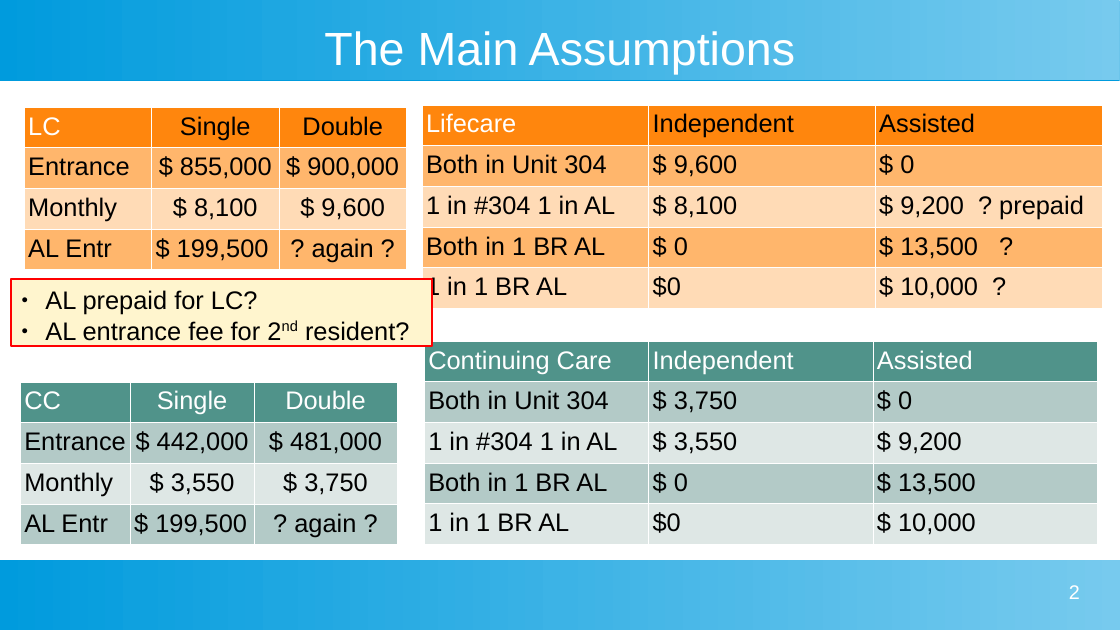
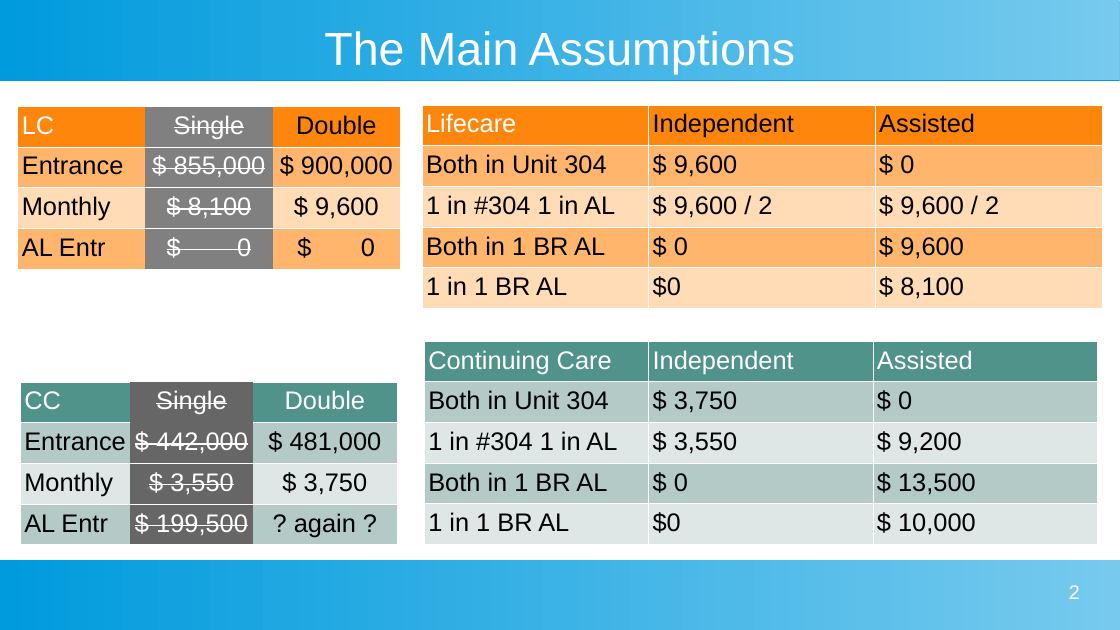
Before and after one commit to davegutz/myLifeSaver, a slide deck: slide 2 of Gutz Evaluation of Taylor Lifecare Advantage.odp. Drawn at 1120x630 pixels with LibreOffice and Linux fonts; fonts in the diff are those of the drawing. Boxes give left, top, right and bottom in pixels: in the first picture for what was removed or moved away, otherwise in the second. Text is boxed around its words. In the diff, an @@ line names an element or a change of style, - is before the commit and + after.

```diff
--- a/Gutz Evaluation of Taylor Lifecare Advantage.odp
+++ b/Gutz Evaluation of Taylor Lifecare Advantage.odp
@@ table at (x1=18, y1=107, x2=399, y2=261) @@
-row 4, column 2: $ 199,500
+row 4, column 2: $ 0
-row 4, column 3: ? again ?
+row 4, column 3: $ 0
@@ fill #FF860D to #808080 in row 1, column 2 @@
@@ fill #FFB66C to #808080 in 2 cells @@
@@ fill #FFDBB6 to #808080 in row 3, column 2 @@
@@ text colour #000000 to #FFFFFF, strikethrough on in "Single", "$ 855,000", "$ 8,100" @@
@@ borders changed @@
@@ table resized from (x1=24, y1=107, x2=406, y2=266) to (x1=18, y1=107, x2=399, y2=261) @@
@@ table at (x1=422, y1=105, x2=1102, y2=303) @@
-row 3, column 2: $ 8,100
+row 3, column 2: $ 9,600 / 2
-row 3, column 3: $ 9,200 ? prepaid
+row 3, column 3: $ 9,600 / 2
-row 4, column 3: $ 13,500 ?
+row 4, column 3: $ 9,600
-row 5, column 3: $ 10,000 ?
+row 5, column 3: $ 8,100
@@ rectangle removed at (x1=11, y1=279, x2=432, y2=347) @@
-● AL prepaid for LC?
-● AL entrance fee for 2nd resident?
@@ table at (x1=20, y1=382, x2=397, y2=541) @@
@@ fill #50938A to #666666 in row 1, column 2 @@
@@ fill #B3CAC7 to #666666 in 2 cells @@
@@ fill #DEE7E5 to #666666 in row 3, column 2 @@
@@ strikethrough on in "Single", "$ 442,000", "$ 3,550", "$ 199,500" @@
@@ text colour #000000 to #FFFFFF in "$ 442,000", "$ 3,550", "$ 199,500" @@
@@ alignment left to centre @@
@@ borders changed @@
```
Also in this commit, not shown: 7 other files.
